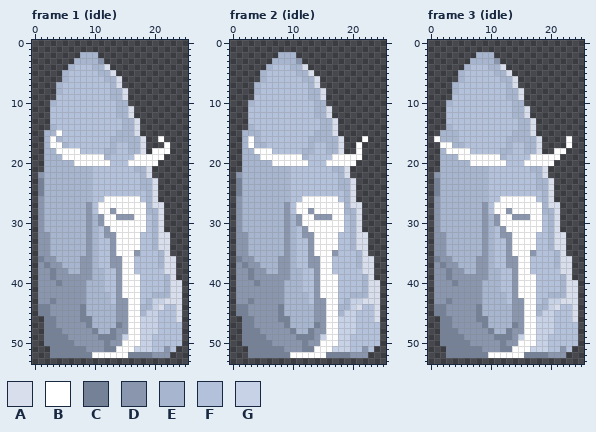
A pixel-art file gets an edit: assets/sprites/stone.aseprite. The first picture shows the starting point.
26x54 pixels, 3 frames. Shown: frame 1 (idle), frame 2 (idle), frame 3 (idle).
Palette (. is transparent): A #d8deeb  B #ffffff  C #748197  D #8996ad  E #a7b5ce  F #b3c1da  G #c8d2e6
New version:
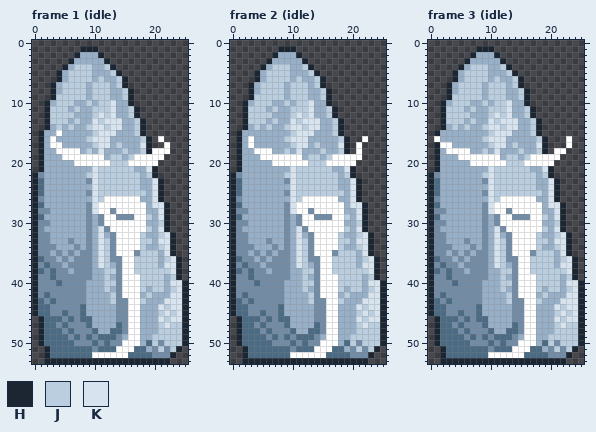
Colours new in this view: H #1b2632  J #bacee0  K #d7e4f0
Diff:
layer "Layer 4" added
layer "Flattened" added
layer "Layer 1" removed
layer "Layer 2" removed
colour C: #748197 -> #4b6a84
colour D: #8996ad -> #738ca6
colour E: #a7b5ce -> #97b0c7
Changed rows in their new state; - is a pixel that keeps its letter.
Frame 1 (idle), layers "Flattened", "Layer 4":
first column x 0:
 1 --------HHH---------------
 2 -------H---H--------------
 3 ------H----EH-------------
 4 -----H-JJJ--JH------------
 5 ----H-JJJJE--JH-----------
 6 ----H-JJJJEJ--JH----------
 7 ---H-JJJJEJJJ-JH----------
 8 ---H-JJJJEJJJ--JH---------
 9 ---HJJJJJEJJJ--JH---------
10 --H-JJJEEJEJJK--H---------
11 --HJJJEJEEJJJK--JH--------
12 --HJJJJEEEJKJK--JH--------
13 --HJJJEJEEKJKKK--JH-------
14 --H-JEJEEJKKJKK--JH-------
15 -H---EEEEEJKKK---JH-------
16 -H---EEEEJKKK-----JH------
17 -H----EEEEJKK-JE--KH------
18 -H------EJEK--EJ--JH------
19 -H-----------JJEJ---------
20 -H-----------JJJ----------
21 -H--------KJJJJJJ--KH-----
22 H--------JKJJJJJJJ-JH-----
23 H--------DKJJJJJJJ--KH----
24 H---------KJJJJJJJ--KH----
25 H--------DKJJJJJJJJ-KH----
26 H---------KJ------E-KH----
27 HC--------K---------KKH---
28 H-D-------K----------KH---
29 HC-----------------J-KH---
30 H-D----------------E-JH---
31 H----------K-------J-KH---
32 H----------KE-----JE-JKH--
33 H-----D----KJ-----JJ-KKH--
34 H--D---D---KJ-----JE-JKH--
35 H---D-D-D--KJ-----JJJ-KH--
36 H----D-D---KJ----JJJJ-JKH-
37 H-----DD---KJE---JJJJ-KKH-
38 HC-----D----JJ---JJJJJJKH-
39 H-----------JE----JJJJ-JH-
40 H-----------JJ----JJJJ-KKH
41 H-----------JE----JEJJ-JKH
42 H-C----------J----EJ---KKH
43 HC-----------J----J-EEKKKH
44 H-------------------EKJKKH
45 H----C-------------EEJKJKH
46 -H--C-C-----------EEEKJKKH
47 -H---C------------EEEJKJJH
48 -H----C-------C---EEEJJJJH
49 -H-----C-C-----E--EEJJJJJH
50 -H--------C-------ECJDJJJH
51 --H------C-C-----CCEDJ-JH-
52 --H--------------------H--
53 --HHHHHHHHHHHHHHHHHHHHH---
Frame 2 (idle), layers "Flattened", "Layer 4":
first column x 0:
 1 --------HHH---------------
 2 -------H---H--------------
 3 ------H----EH-------------
 4 -----H-JJJ--JH------------
 5 ----H-JJJJE--JH-----------
 6 ----H-JJJJEJ--JH----------
 7 ---H-JJJJEJJJ-JH----------
 8 ---H-JJJJEJJJ--JH---------
 9 ---HJJJJJEJJJ--JH---------
10 --H-JJJEEJEJJK--H---------
11 --HJJJEJEEJJJK--JH--------
12 --HJJJJEEEJKJK--JH--------
13 --HJJJEJEEKJKKK--JH-------
14 --H-JEJEEJKKJKK--JH-------
15 -H---EEEEEJKKK---JH-------
16 -H---EEEEJKKK-----JH------
17 -H----EEEEJKK-JE--KH------
18 -H-----EEJEK--EJ--JH------
19 -H-----------JJEJ---------
20 -H-----------JJJ----------
21 -H--------KJJJJJJ--KH-----
22 H--------JKJJJJJJJ-JH-----
23 H--------DKJJJJJJJ--KH----
24 H---------KJJJJJJJ--KH----
25 H--------DKJJJJJJJJ-KH----
26 H---------KJ------E-KH----
27 HC--------K---------KKH---
28 H-D-------K----------KH---
29 HC-----------------J-KH---
30 H-D----------------E-JH---
31 H----------K-------J-KH---
32 H----------KE-----JE-JKH--
33 H-----D----KJ-----JJ-KKH--
34 H--D---D---KJ-----JE-JKH--
35 H---D-D-D--KJ-----JJJ-KH--
36 H----D-D---KJ----JJJJ-JKH-
37 H-----DD---KJE---JJJJ-KKH-
38 HC-----D----JJ---JJJJJJKH-
39 H-----------JE----JJJJ-JH-
40 H-----------JJ----JJJJ-KKH
41 H-----------JE----JEJJ-JKH
42 H-C----------J----EJ---KKH
43 HC-----------J----J-EEKKKH
44 H-------------------EKJKKH
45 H----C-------------EEJKJKH
46 -H--C-C-----------EEEKJKKH
47 -H---C------------EEEJKJJH
48 -H----C-------C---EEEJJJJH
49 -H-----C-C-----E--EEJJJJJH
50 -H--------C-------ECJDJJJH
51 --H------C-C-----CCEDJ-JH-
52 --H--------------------H--
53 --HHHHHHHHHHHHHHHHHHHHH---
Frame 3 (idle), layers "Flattened", "Layer 4":
first column x 0:
 1 --------HHH---------------
 2 -------H---H--------------
 3 ------H----EH-------------
 4 -----H-JJJ--JH------------
 5 ----H-JJJJE--JH-----------
 6 ----H-JJJJEJ--JH----------
 7 ---H-JJJJEJJJ-JH----------
 8 ---H-JJJJEJJJ--JH---------
 9 ---HJJJJJEJJJ--JH---------
10 --H-JJJEEJEJJK--H---------
11 --HJJJEJEEJJJK--JH--------
12 --HJJJJEEEJKJK--JH--------
13 --HJJJEJEEKJKKK--JH-------
14 --H-JEJEEJKKJKK--JH-------
15 -H---EEEEEJKKK---JH-------
16 -----EEEEJKKK-----JH------
17 -H----EEEEJKK-JE--KH------
18 -H-----EEJEK--EJ--JH------
19 -H-----------JJEJ---------
20 -H-----------JJJ----------
21 -H--------KJJJJJJ--KH-----
22 H--------JKJJJJJJJ-JH-----
23 H--------DKJJJJJJJ--KH----
24 H---------KJJJJJJJ--KH----
25 H--------DKJJJJJJJJ-KH----
26 H---------KJ------E-KH----
27 HC--------K---------KKH---
28 H-D-------K----------KH---
29 HC-----------------J-KH---
30 H-D----------------E-JH---
31 H----------K-------J-KH---
32 H----------KE-----JE-JKH--
33 H-----D----KJ-----JJ-KKH--
34 H--D---D---KJ-----JE-JKH--
35 H---D-D-D--KJ-----JJJ-KH--
36 H----D-D---KJ----JJJJ-JKH-
37 H-----DD---KJE---JJJJ-KKH-
38 HC-----D----JJ---JJJJJJKH-
39 H-----------JE----JJJJ-JH-
40 H-----------JJ----JJJJ-KKH
41 H-----------JE----JEJJ-JKH
42 H-C----------J----EJ---KKH
43 HC-----------J----J-EEKKKH
44 H-------------------EKJKKH
45 H----C-------------EEJKJKH
46 -H--C-C-----------EEEKJKKH
47 -H---C------------EEEJKJJH
48 -H----C-------C---EEEJJJJH
49 -H-----C-C-----E--EEJJJJJH
50 -H--------C-------ECJDJJJH
51 --H------C-C-----CCEDJ-JH-
52 --H--------------------H--
53 --HHHHHHHHHHHHHHHHHHHHH---
